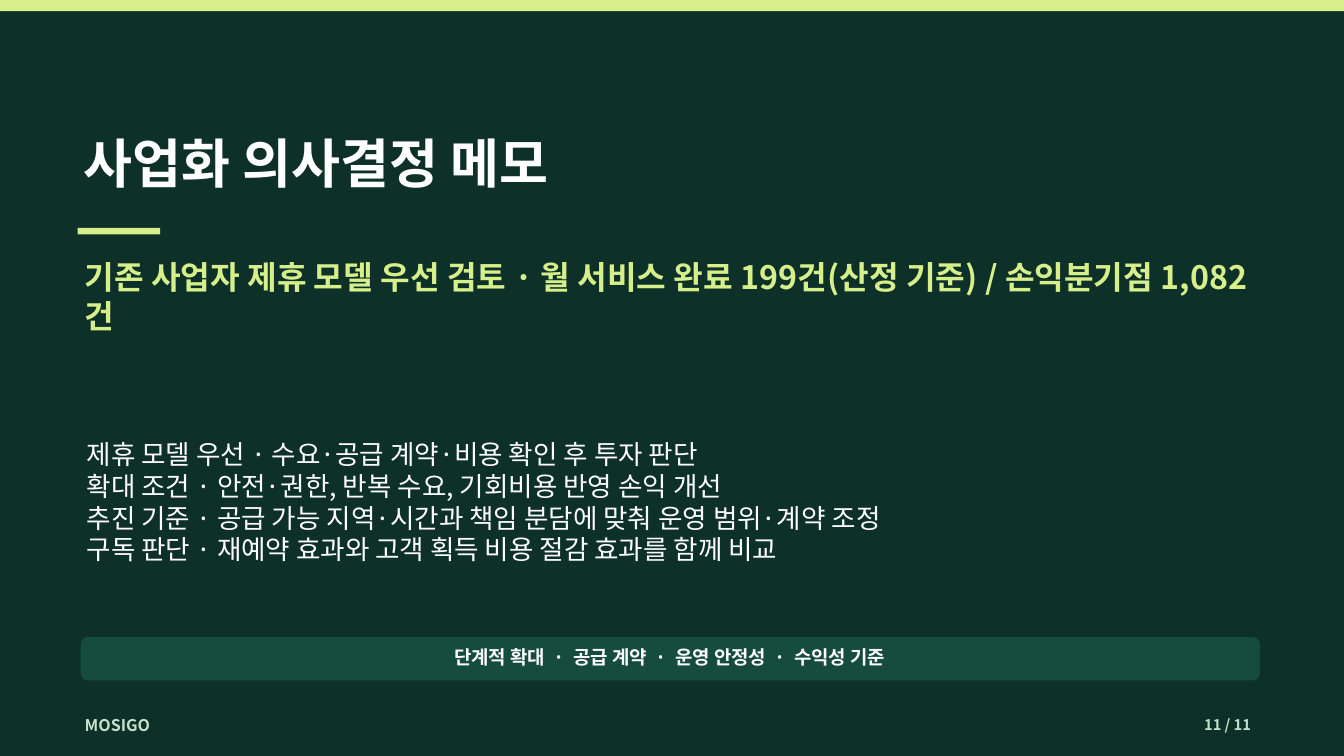
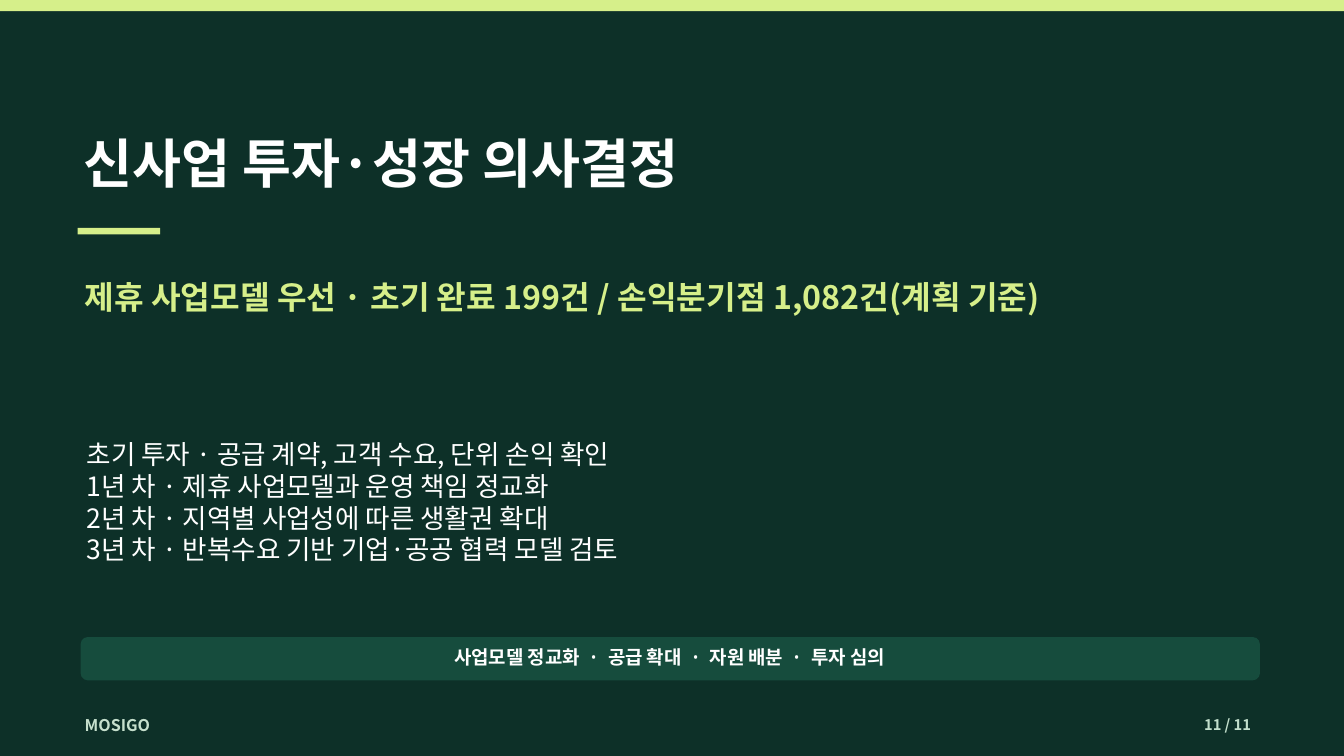
Before and after one commit to dohyunkimmm/mosigo-case-study, a slide deck: slide 11 of downloads/mosigo_report.pptx. Drawn at 1344x756 pixels with LibreOffice and Linux fonts; fonts in the diff are those of the drawing. Boxes give left, top, right and bottom in pixels: in the first picture for what was removed or moved away, otherwise in the second. Text is boxed around its words. In the diff, an @@ line names an element or a change of style, - is before the commit and + after.

```diff
--- a/downloads/mosigo_report.pptx
+++ b/downloads/mosigo_report.pptx
@@ text at [84,138,678,188]: text changed @@
-사업화 의사결정 메모
+신사업 투자·성장 의사결정
@@ text at [85,282,1040,316]: text changed @@
-기존 사업자 제휴 모델 우선 검토 · 월 서비스 완료 199건(산정 기준) / 손익분기점 1,082건
+제휴 사업모델 우선 · 초기 완료 199건 / 손익분기점 1,082건(계획 기준)
@@ text at [87,442,618,561]: text changed @@
-제휴 모델 우선 · 수요·공급 계약·비용 확인 후 투자 판단
-확대 조건 · 안전·권한, 반복 수요, 기회비용 반영 손익 개선
-추진 기준 · 공급 가능 지역·시간과 책임 분담에 맞춰 운영 범위·계약 조정
-구독 판단 · 재예약 효과와 고객 획득 비용 절감 효과를 함께 비교
+초기 투자 · 공급 계약, 고객 수요, 단위 손익 확인
+1년 차 · 제휴 사업모델과 운영 책임 정교화
+2년 차 · 지역별 사업성에 따른 생활권 확대
+3년 차 · 반복수요 기반 기업·공공 협력 모델 검토
@@ text at [454,648,885,666]: text changed @@
-단계적 확대 · 공급 계약 · 운영 안정성 · 수익성 기준
+사업모델 정교화 · 공급 확대 · 자원 배분 · 투자 심의
```
Also in this commit, not shown: 7 other slides changed, 17 other files.
